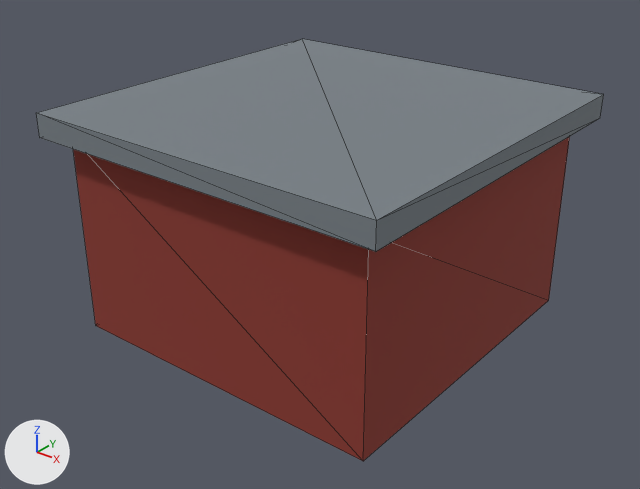
The glTF model airport-h28/PackageSources/modelLib/h28_port_cbsa_shed4/h28_port_cbsa_shed4.gltf: old version first, new version second.
Camera for both pictures: a camera (50 mm lens) standing at (7.37, -9.41, 6.96) and looking at (0.1, -0.33, 1.33). The axes (+X, +Y, +Z) are drawn at lower left. The lights are the same throughout. The older version comes first. Mesh edges are drawn as thin lines. Vertices at exactly the same position are counted once.

Objects in the first picture: 'h28_port_cbsa_shed4'.
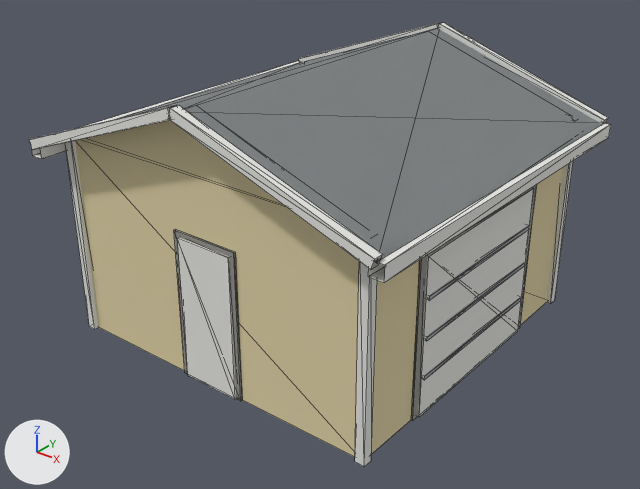
The change, as a diff of the scene's bpy script:
```diff
--- a/airport-h28/PackageSources/modelLib/h28_port_cbsa_shed4/h28_port_cbsa_shed4.gltf.py
+++ b/airport-h28/PackageSources/modelLib/h28_port_cbsa_shed4/h28_port_cbsa_shed4.gltf.py
@@ mat_h28_glow @@
+mat_h28_glow = bpy.data.materials.new('h28_glow')
+# uses the picture img_h28_port_palette_png
@@ me_h28_port_cbsa_shed4 @@
 # used by ob_h28_port_cbsa_shed4; location = (0.0, 0.0, 0.0)
-me_h28_port_cbsa_shed4.from_pydata(...)  # 16 vertices, 20 faces; spans x -2.8..2.8, y -2.8..2.8, z 0.0..3.35
+me_h28_port_cbsa_shed4.from_pydata(...)  # 180 vertices, 210 faces; spans x -2.95..2.95, y -2.92..2.92, z 0.0..3.99
+# me_h28_port_cbsa_shed4 part 1: the loose piece of 8 vertices spanning x -2.8..2.8, y -2.8..2.8, z 3.0..3.35 is scaled about its middle by (0.025, 0.025, 8.57), then moved by (2.5, 2.5, -1.67)
+# me_h28_port_cbsa_shed4 part 2: the loose piece of 8 vertices spanning x -2.5..2.5, y -2.5..2.5, z 0.0..3.0 is copied, and the copy is scaled about its middle by (0.028, 0.028, 1), then moved by (2.5, -2.5, 0.0); it spans x 2.43..2.57, y -2.57..-2.43, z 0.0..3.0
+# me_h28_port_cbsa_shed4 part 3: the loose piece of 8 vertices spanning x -2.5..2.5, y -2.5..2.5, z 0.0..3.0 is copied, and the copy is scaled about its middle by (0.028, 0.028, 1), then moved by (-2.5, -2.5, 0.0); it spans x -2.57..-2.43, y -2.57..-2.43, z 0.0..3.0
+# me_h28_port_cbsa_shed4 part 4
+# 2 faces are deleted
+# 93 vertices are added at x -2.95..2.95, y -2.92..2.78, z 0.0..3.99
+# 16 new vertices lie (0.0, 0.14, 0.0) away from vertices in x -2.87..2.87, y -2.92..2.78, z 2.85..3.99
+# 12 new vertices lie (0.07, 0.0, 0.0) away from vertices in x 2.5, y -1.3..1.3, z 0.55..1.75
+# 11 new vertices lie (0.0, 5.7, 0.0) away from vertices in x -2.95..2.95, y -2.85, z 2.72..3.92
+# 8 new vertices lie (0.0, 0.05, 0.0) away from vertices in x -0.5..0.5, y -2.55..2.5, z 0.0..2.1
+# 160 new faces join them, mat_h28_flat (picture img_h28_port_palette_png)
+# 2 new faces join them, mat_h28_glow
+# me_h28_port_cbsa_shed4 part 5: 8 kept faces spanning x -2.5..2.5, y -2.5..2.5, z 0.0..3.0 get new texture (UV) coordinates
+# other edits to the shape of me_h28_port_cbsa_shed4 do not show in these pictures
 me_h28_port_cbsa_shed4.materials.append(mat_h28_flat)
+me_h28_port_cbsa_shed4.materials.append(mat_h28_glow)
```

Boxes [x1, y1, x2, y2] around the edits, measured in the pictures (640 x 489 px; the box of a moved part takes in the faces that stretch with it):
'h28_port_cbsa_shed4', reshaped: before [36, 39, 604, 461]; after [29, 22, 611, 467]
part 1 of me_h28_port_cbsa_shed4, moved or reshaped: before [36, 39, 604, 252]; after [547, 161, 573, 303]
part 2 of me_h28_port_cbsa_shed4, added: after [355, 261, 377, 467]
part 3 of me_h28_port_cbsa_shed4, added: after [65, 141, 99, 329]
part 4 of me_h28_port_cbsa_shed4, built on: after [29, 22, 611, 421]
part 5 of me_h28_port_cbsa_shed4, surface changed (red to beige): [76, 150, 564, 457] in both
